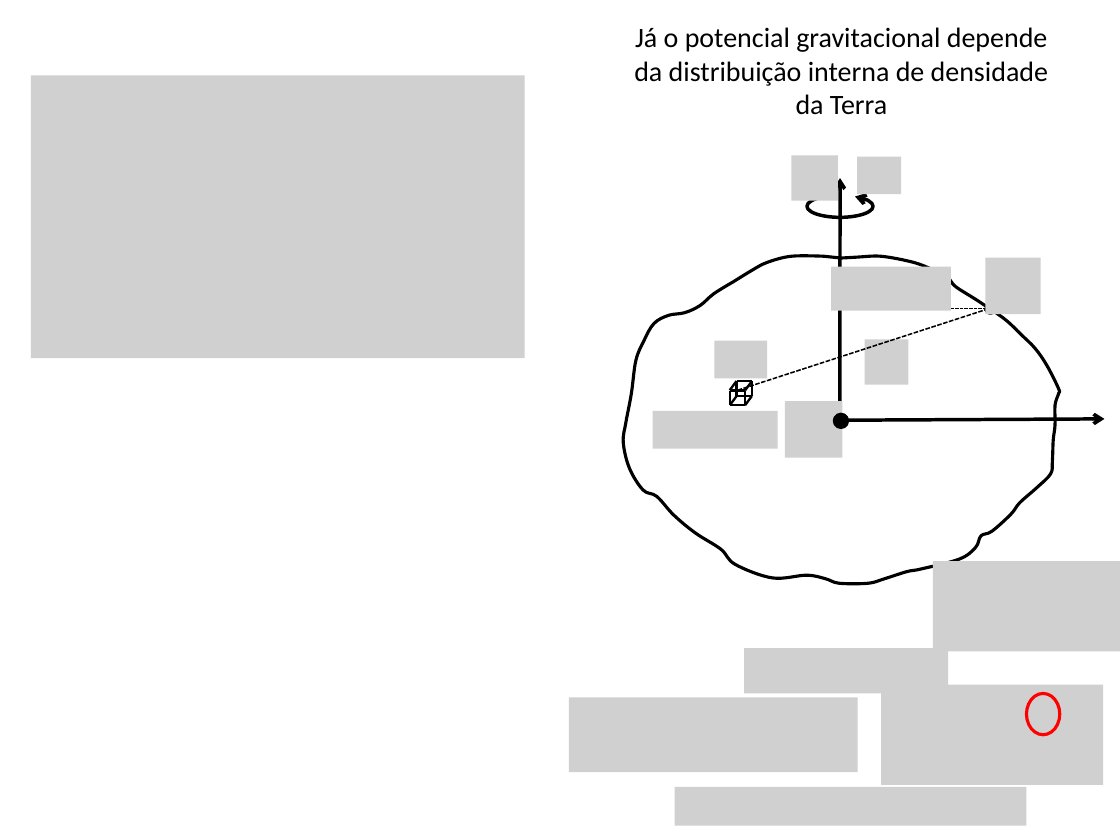
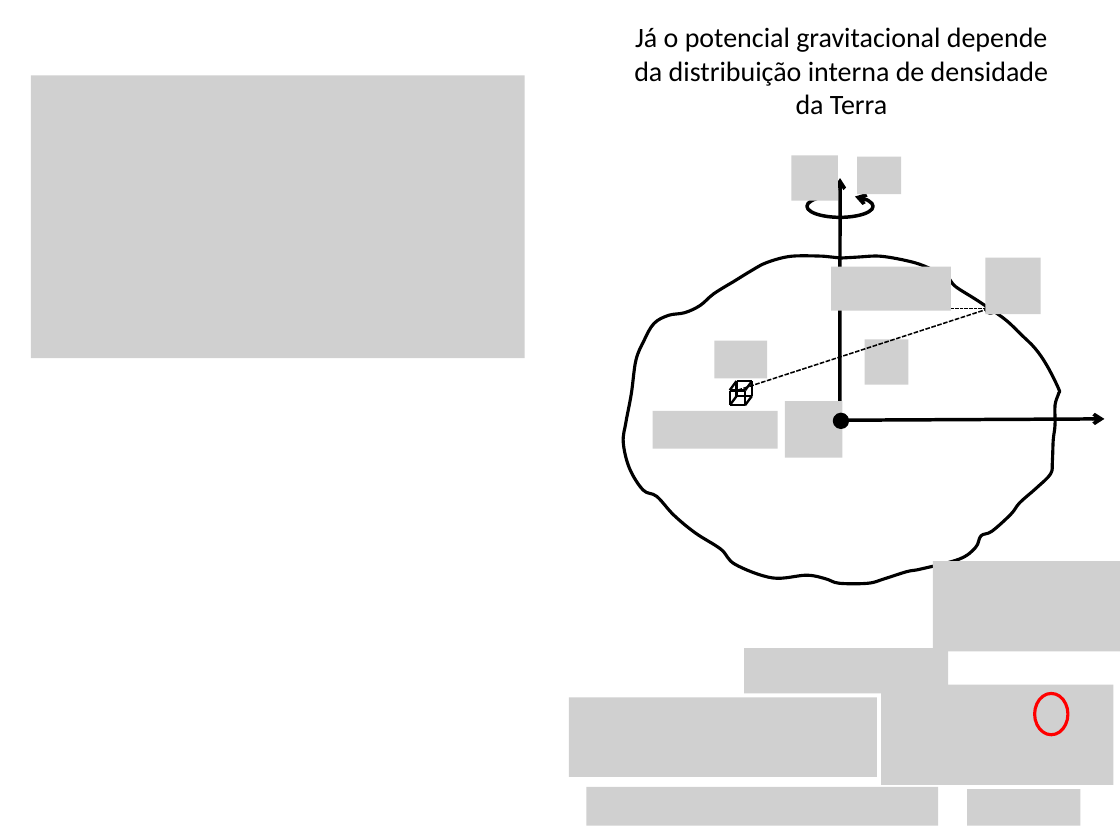
Before and after one commit to pinga-lab/CE-VII-SimBGf-2016, a slide deck: slide 37 of slides/5a_disturbio_gravidade.pptx. Drawn at 1120x840 pixels with LibreOffice and Linux fonts; fonts in the diff are those of the drawing; grey boxes stand for pictures. Boxes give left, top, right and bottom in pixels: in the first picture for what was removed or moved away, otherwise in the second. Text is boxed around its words. In the diff, an @@ line names an element or a change of style, - is before the commit and + after.

```diff
--- a/slides/5a_disturbio_gravidade.pptx
+++ b/slides/5a_disturbio_gravidade.pptx
@@ picture: place and size @@
-picture at [881, 684, 1103, 785]
+picture at [881, 684, 1113, 785]
@@ picture: place and size @@
-picture at [569, 698, 858, 773]
+picture at [569, 698, 877, 777]
@@ ellipse: place and size @@
-ellipse at [1026, 693, 1060, 735]
+ellipse at [1035, 693, 1068, 735]
@@ picture: place and size @@
-picture at [674, 787, 1026, 827]
+picture at [587, 787, 939, 827]
@@ picture added at [967, 790, 1080, 827] @@
```
Also in this commit, not shown: 41 other slides changed, 5 other files.
